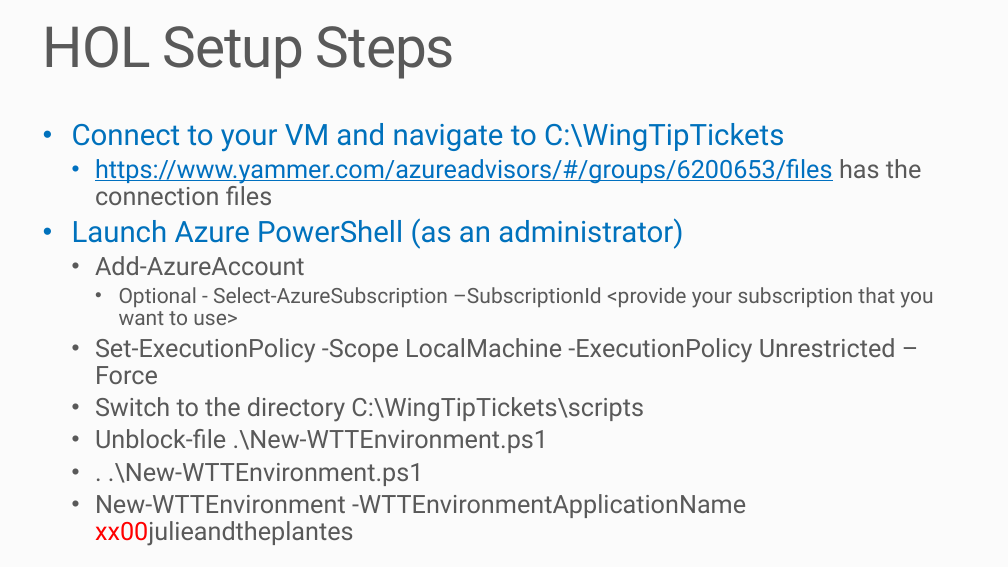
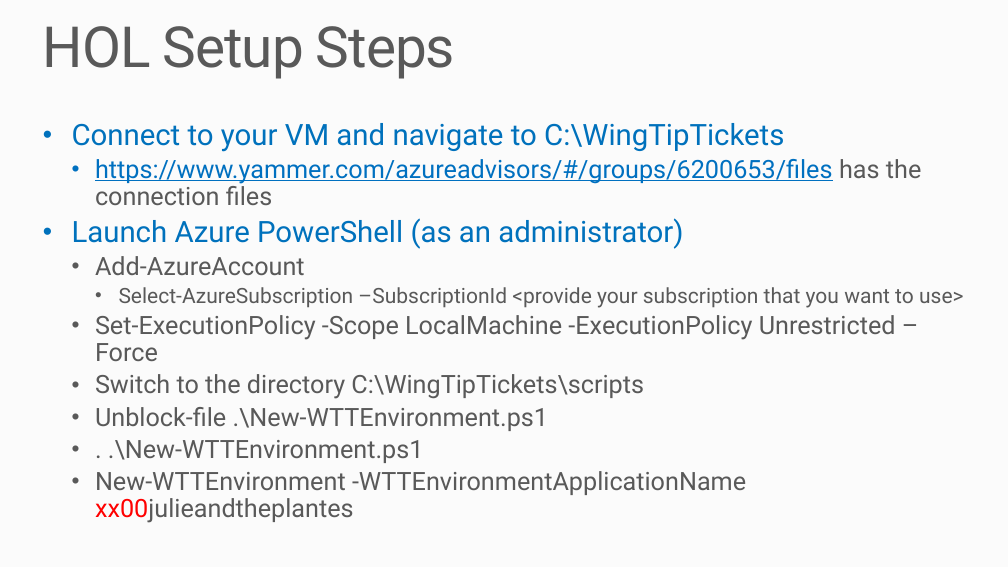
Before and after one commit to microsoft/WingTipTickets, a slide deck: slide 7 of Azure SQL Database - WingTipTickets HOL introduction and roadmap v2 1.pptx. Drawn at 1008x567 pixels with LibreOffice and Linux fonts; fonts in the diff are those of the drawing. Boxes give left, top, right and bottom in pixels: in the first picture for what was removed or moved away, otherwise in the second. Text is boxed around its words. In the diff, an @@ line names an element or a change of style, - is before the commit and + after.

Commit message:
make select-azuresubscription mandotory to make experience consistent

```diff
--- a/Azure SQL Database - WingTipTickets HOL introduction and roadmap v2 1.pptx
+++ b/Azure SQL Database - WingTipTickets HOL introduction and roadmap v2 1.pptx
@@ text at (119, 287, 964, 308): text changed @@
-    • Optional - Select-AzureSubscription –SubscriptionId <provide your subscription that you want to use>
+    • Select-AzureSubscription –SubscriptionId <provide your subscription that you want to use>
```
Also in this commit, not shown: 1 other slide changed.
